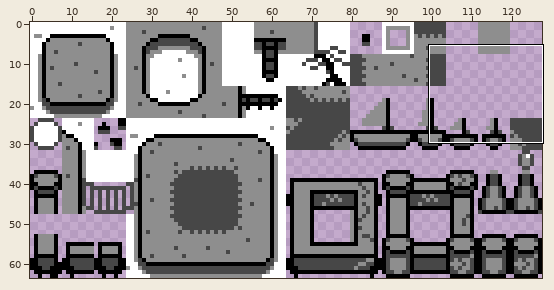
One commit to this pixel-art file: Assets/island-tiles.ase. The first picture is a wide view before the edit; the outline marks the close-up.
Close-up. First the earlier version:
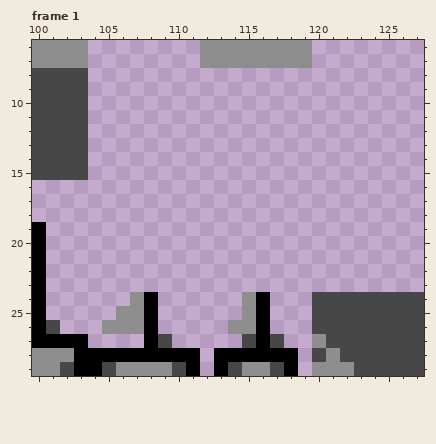
128x64 pixels, 2 frames. Colours within 5 levels of each other are drawn and written as one. Shown: frame 1: x 100..127, y 6..29.
And afterwards:
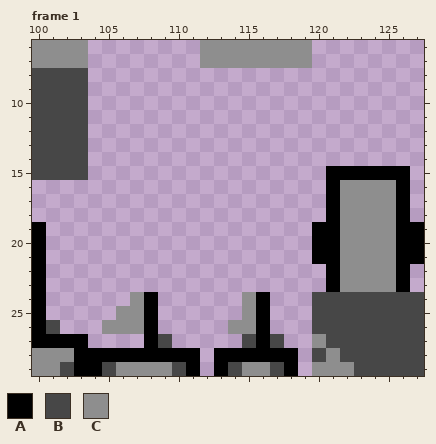
Palette (. is transparent): A #000000  B #474747  C #8e8e8e
Changes in this commit:
Frame 1, layer "Layer 1":
y 15: x 121..126 ...... -> AAAAAA
y 16..18: x 121..126 ...... -> ACCCCA
y 19..21: x 120..127 ........ -> AACCCCAA
y 22..23: x 121..126 ...... -> ACCCCA
Changed places in both close-ups, as pixel boxes (x1, y1, x2, y2):
added: (312, 166, 424, 292)
